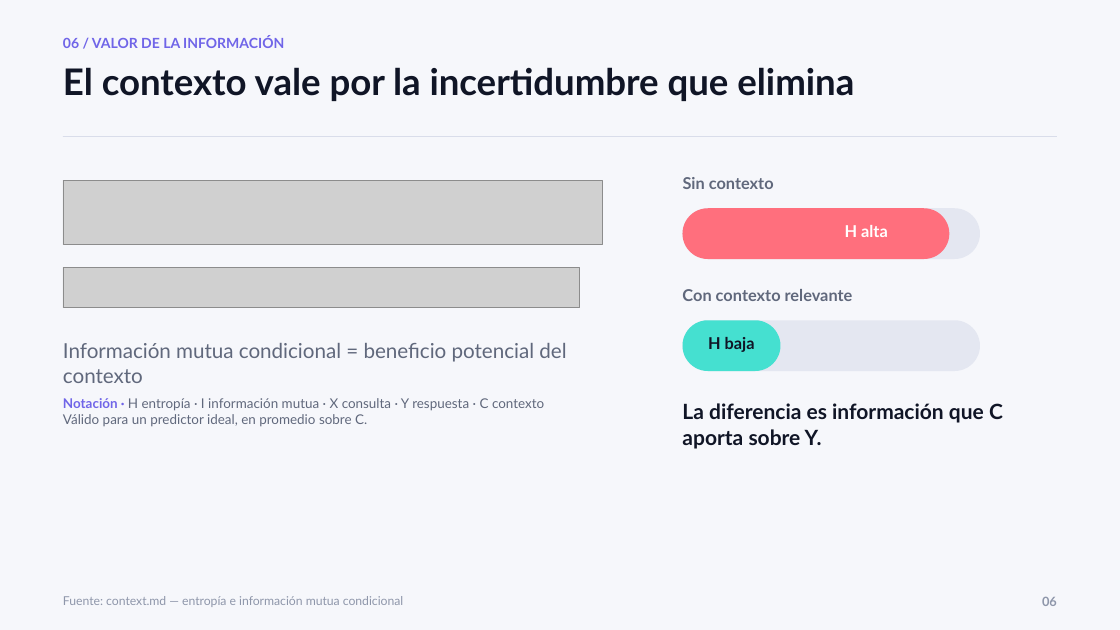
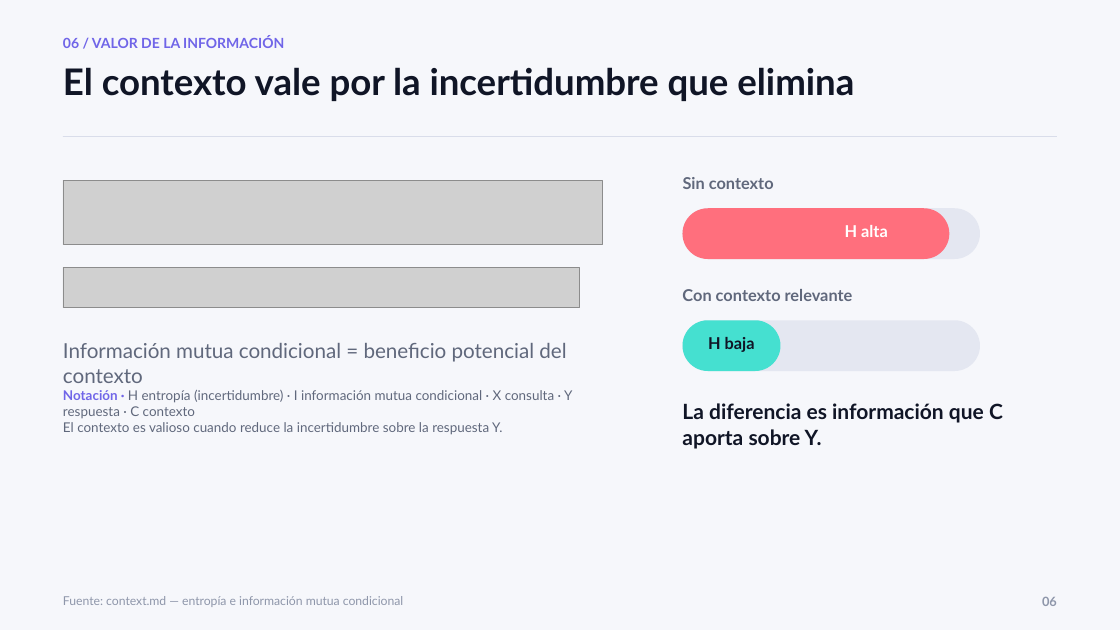
Before and after one commit to kevingomezbcp/Context-engineering, a slide deck: slide 6 of presentation/Context_Engineering_y_Ambiguedad_final_matematica.pptx. Drawn at 1120x630 pixels with LibreOffice and Linux fonts; fonts in the diff are those of the drawing; grey boxes stand for pictures. Boxes give left, top, right and bottom in pixels: in the first picture for what was removed or moved away, otherwise in the second. Text is boxed around its words. In the diff, an @@ line names an element or a change of style, - is before the commit and + after.

Commit message:
added context measure demo

```diff
--- a/presentation/Context_Engineering_y_Ambiguedad_final_matematica.pptx
+++ b/presentation/Context_Engineering_y_Ambiguedad_final_matematica.pptx
@@ text at <box>63,390,572,435</box>: text changed @@
-Notación · H entropía · I información mutua · X consulta · Y respuesta · C contexto
-Válido para un predictor ideal, en promedio sobre C.
+Notación · H entropía (incertidumbre) · I información mutua condicional · X consulta · Y respuesta · C contexto
+El contexto es valioso cuando reduce la incertidumbre sobre la respuesta Y.
```
Also in this commit, not shown: 12 other slides changed, 1 slide added, 7 other files.
